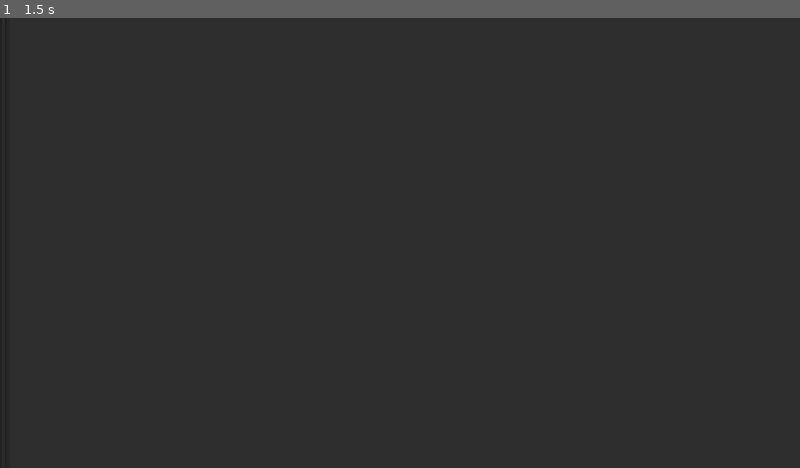
Above: before the commit, frame 1.
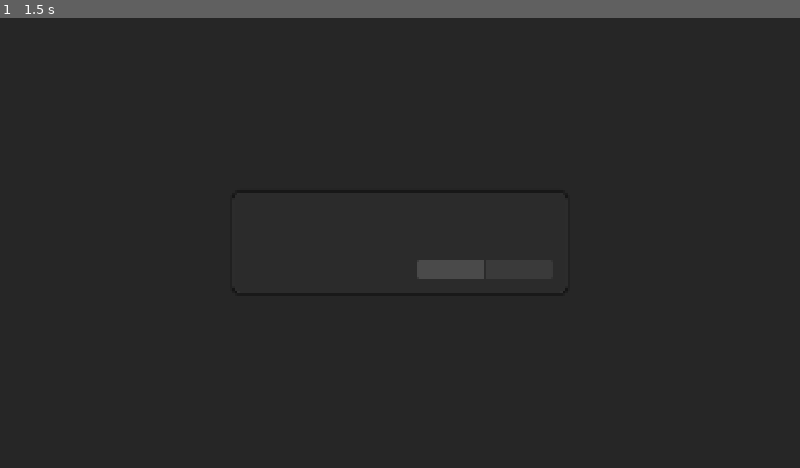
Above: after the commit, the same moment.

Repository: Rawisl/Godot_Roguelite3D_Gr8
Game: Godot game, scene res://ui/screens/confirm_dialog.tscn
Two runs of this game, one before a commit and one after it. Both use one fixed random seed, a clock stepped at 60 frames per second and the inputs below. This scene is started directly instead of the project's main scene.
Inputs (mouse positions are in pixels of both pictures, inside the frame that each line leads up to):
- Up to frame 1 (1.5 s): click (0, 243) at 0.52 s; click (448, 270) at 1.27 s

The runs differ from the first frame. In frame 1, 0.4% of the frame differs, in the area x 29-71%, y 39-62%.

Commit message:
[ui]: rebuild confirm dialog layout and placeholder style (SCR-14)

Diff:
--- a/ui/screens/confirm_dialog.tscn
+++ b/ui/screens/confirm_dialog.tscn
@@ -1,26 +1,145 @@
 [gd_scene format=3 uid="uid://cfefbxrhymxoj"]
 
-[node name="PanelContainer" type="PanelContainer" unique_id=1164406094]
+[ext_resource type="Script" uid="uid://c6j0alsjo1dst" path="res://ui/screens/confirm_dialog.gd" id="1_bcfhv"]
+
+[sub_resource type="StyleBoxFlat" id="StyleBoxFlat_bcfhv"]
+bg_color = Color(0.16862746, 0.16862746, 0.16862746, 1)
+border_width_left = 2
+border_width_top = 2
+border_width_right = 2
+border_width_bottom = 2
+border_color = Color(0.21562499, 0.21360351, 0.21360351, 1)
+corner_radius_top_left = 16
+corner_radius_top_right = 16
+corner_radius_bottom_right = 16
+corner_radius_bottom_left = 16
+shadow_color = Color(0, 0, 0, 0.5)
+shadow_size = 8
+
+[sub_resource type="StyleBoxFlat" id="StyleBoxFlat_dkmyi"]
+content_margin_left = 16.0
+content_margin_top = 8.0
+content_margin_right = 16.0
+content_margin_bottom = 8.0
+bg_color = Color(0.22745098, 0.22745098, 0.22745098, 1)
+corner_radius_top_left = 8
+corner_radius_top_right = 8
+corner_radius_bottom_right = 8
+corner_radius_bottom_left = 8
+
+[sub_resource type="StyleBoxFlat" id="StyleBoxFlat_pk71r"]
+content_margin_left = 16.0
+content_margin_top = 8.0
+content_margin_right = 16.0
+content_margin_bottom = 8.0
+bg_color = Color(0.16470589, 0.16470589, 0.16470589, 1)
+corner_radius_top_left = 8
+corner_radius_top_right = 8
+corner_radius_bottom_right = 8
+corner_radius_bottom_left = 8
+
+[sub_resource type="StyleBoxFlat" id="StyleBoxFlat_8x2un"]
+content_margin_left = 16.0
+content_margin_top = 8.0
+content_margin_right = 16.0
+content_margin_bottom = 8.0
+bg_color = Color(0.2901961, 0.2901961, 0.2901961, 1)
+corner_radius_top_left = 8
+corner_radius_top_right = 8
+corner_radius_bottom_right = 8
+corner_radius_bottom_left = 8
+
+[sub_resource type="StyleBoxFlat" id="StyleBoxFlat_ev10o"]
+content_margin_left = 16.0
+content_margin_top = 8.0
+content_margin_right = 16.0
+content_margin_bottom = 8.0
+bg_color = Color(1, 1, 1, 1)
+draw_center = false
+border_width_left = 2
+border_width_top = 2
+border_width_right = 2
+border_width_bottom = 2
+corner_radius_top_left = 8
+corner_radius_top_right = 8
+corner_radius_bottom_right = 8
+corner_radius_bottom_left = 8
+
+[node name="ConfirmDialog" type="Control" unique_id=293811443]
+texture_filter = 2
+layout_mode = 3
+anchors_preset = 15
+anchor_right = 1.0
+anchor_bottom = 1.0
+grow_horizontal = 2
+grow_vertical = 2
+script = ExtResource("1_bcfhv")
+
+[node name="Backdrop" type="ColorRect" parent="." unique_id=1240286992]
+layout_mode = 1
+anchors_preset = 15
+anchor_right = 1.0
+anchor_bottom = 1.0
+grow_horizontal = 2
+grow_vertical = 2
+mouse_filter = 2
+color = Color(0, 0, 0, 0.5019608)
+
+[node name="Center" type="CenterContainer" parent="." unique_id=1069234080]
+layout_mode = 1
 anchors_preset = 15
 anchor_right = 1.0
 anchor_bottom = 1.0
 grow_horizontal = 2
 grow_vertical = 2
 
-[node name="VBoxContainer" type="VBoxContainer" parent="." unique_id=1331133397]
+[node name="Panel" type="PanelContainer" parent="Center" unique_id=933321407]
+custom_minimum_size = Vector2(800, 240)
 layout_mode = 2
+theme_override_styles/panel = SubResource("StyleBoxFlat_bcfhv")
 
-[node name="Label" type="Label" parent="VBoxContainer" unique_id=1982944810]
+[node name="Margin" type="MarginContainer" parent="Center/Panel" unique_id=1279321288]
 layout_mode = 2
+theme_override_constants/margin_left = 32
+theme_override_constants/margin_top = 32
+theme_override_constants/margin_right = 32
+theme_override_constants/margin_bottom = 32
 
-[node name="Label2" type="Label" parent="VBoxContainer" unique_id=2025588901]
+[node name="Content" type="VBoxContainer" parent="Center/Panel/Margin" unique_id=1331133397]
 layout_mode = 2
+theme_override_constants/separation = 24
 
-[node name="HBoxContainer" type="HBoxContainer" parent="." unique_id=1482136529]
+[node name="Title" type="Label" parent="Center/Panel/Margin/Content" unique_id=1982944810]
+unique_name_in_owner = true
 layout_mode = 2
+theme_override_font_sizes/font_size = 32
 
-[node name="Button" type="Button" parent="HBoxContainer" unique_id=177008450]
+[node name="Body" type="Label" parent="Center/Panel/Margin/Content" unique_id=2025588901]
+unique_name_in_owner = true
 layout_mode = 2
+theme_override_font_sizes/font_size = 24
+autowrap_mode = 3
 
-[node name="Button2" type="Button" parent="HBoxContainer" unique_id=1818185999]
+[node name="Buttons" type="HBoxContainer" parent="Center/Panel/Margin/Content" unique_id=1482136529]
 layout_mode = 2
+alignment = 2
+
+[node name="Cancel" type="Button" parent="Center/Panel/Margin/Content/Buttons" unique_id=177008450]
+unique_name_in_owner = true
+custom_minimum_size = Vector2(160, 48)
+layout_mode = 2
+theme_override_font_sizes/font_size = 24
+theme_override_styles/normal = SubResource("StyleBoxFlat_dkmyi")
+theme_override_styles/pressed = SubResource("StyleBoxFlat_pk71r")
+theme_override_styles/hover = SubResource("StyleBoxFlat_8x2un")
+theme_override_styles/focus = SubResource("StyleBoxFlat_ev10o")
+
+[node name="Confirm" type="Button" parent="Center/Panel/Margin/Content/Buttons" unique_id=1818185999]
+unique_name_in_owner = true
+custom_minimum_size = Vector2(160, 48)
+layout_mode = 2
+theme_override_font_sizes/font_size = 24
+theme_override_styles/normal = SubResource("StyleBoxFlat_dkmyi")
+theme_override_styles/pressed = SubResource("StyleBoxFlat_pk71r")
+theme_override_styles/hover = SubResource("StyleBoxFlat_8x2un")
+theme_override_styles/focus = SubResource("StyleBoxFlat_ev10o")
